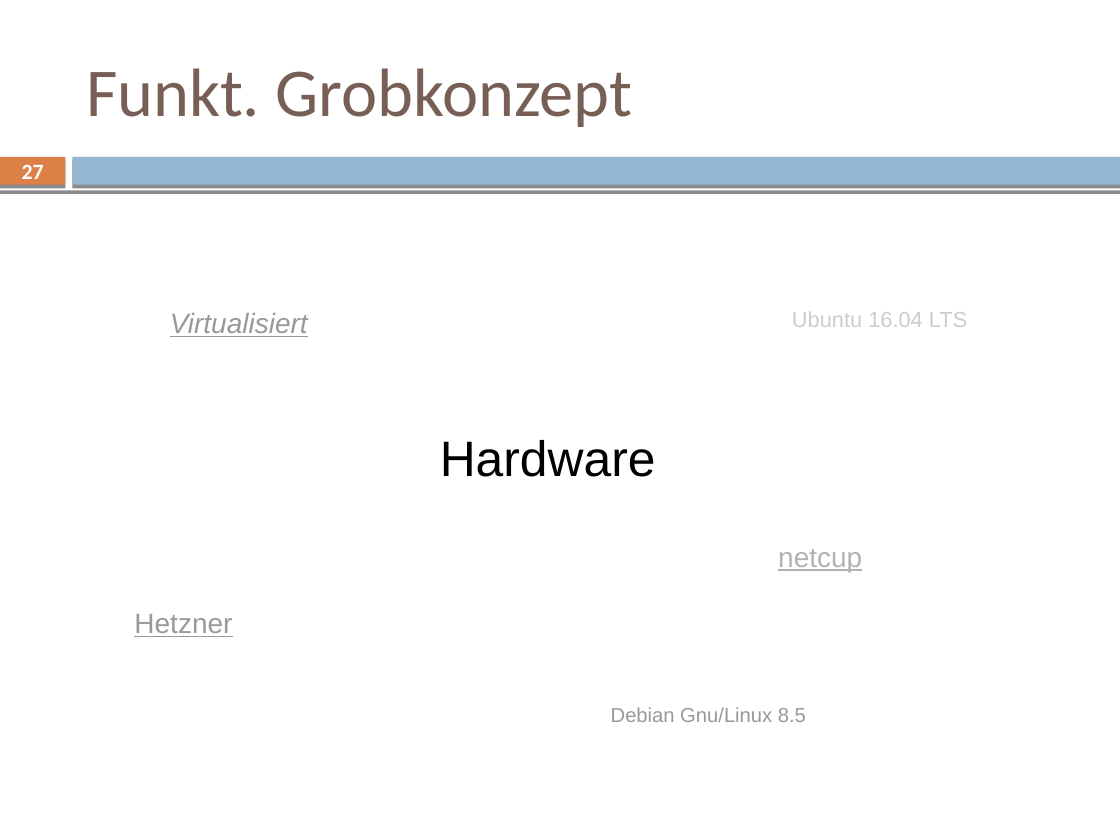
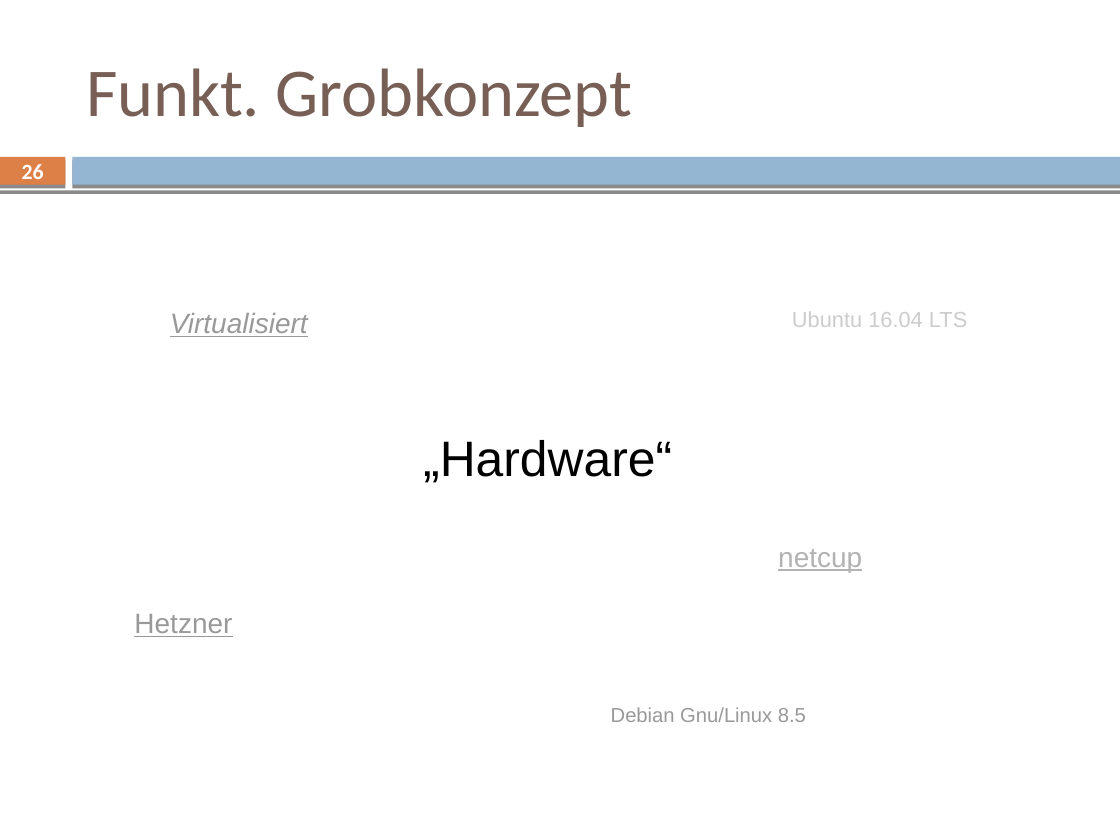
Before and after one commit to mvw/Wilddiebe10, a slide deck: slide 26 of keynote/keynote.odp (slide 27 before the commit). Drawn at 1120x840 pixels with LibreOffice and Linux fonts; fonts in the diff are those of the drawing. Boxes give left, top, right and bottom in pixels: in the first picture for what was removed or moved away, otherwise in the second. Text is boxed around its words. In the diff, an @@ line names an element or a change of style, - is before the commit and + after.

```diff
--- a/keynote/keynote.odp
+++ b/keynote/keynote.odp
@@ page number at [22, 164, 44, 186]: text changed @@
-27
+26
@@ subtitle at [423, 440, 672, 483]: text changed @@
-Hardware
+„Hardware“
```
Also in this commit, not shown: 36 other slides changed, 3 slides added, 5 slides removed.
